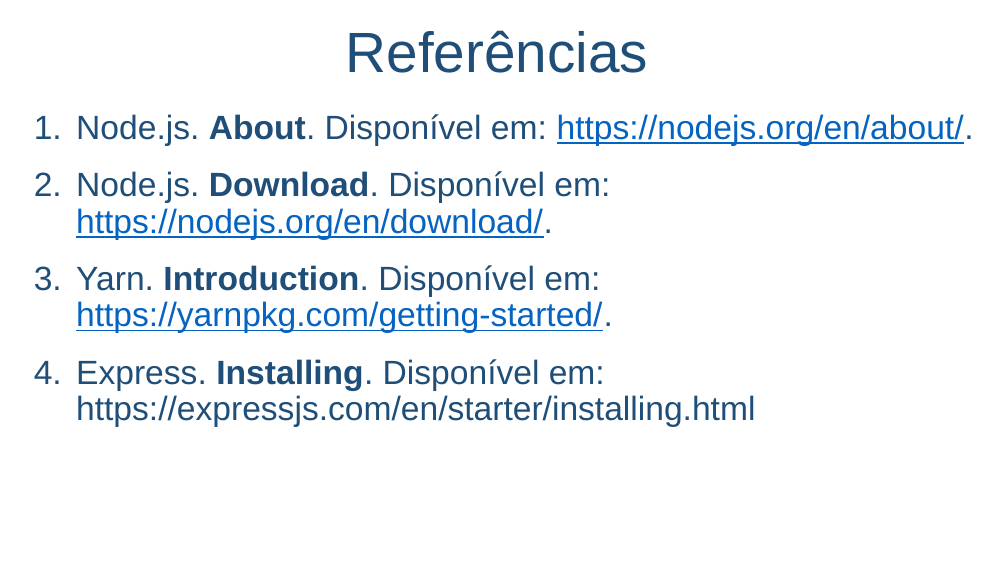
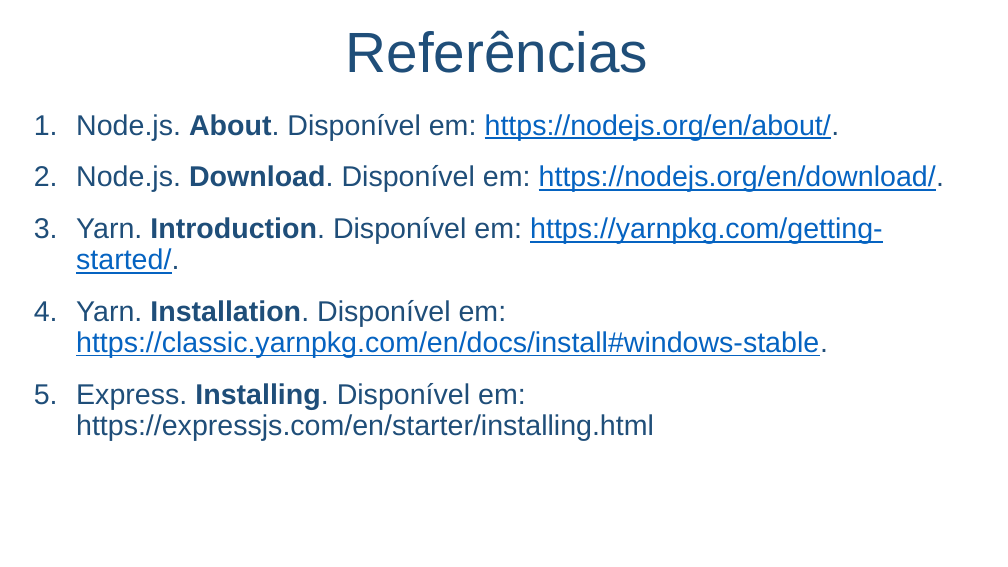
Before and after one commit to salmo-jr/public-slides, a slide deck: slide 13 of node-js.pptx (slide 8 before the commit). Drawn at 1008x567 pixels with LibreOffice and Linux fonts; fonts in the diff are those of the drawing; background and template pictures are left out. Boxes give left, top, right and bottom in pixels: in the first picture for what was removed or moved away, otherwise in the second. Text is boxed around its words. In the diff, an @@ line names an element or a change of style, - is before the commit and + after.

```diff
--- a/node-js.pptx
+++ b/node-js.pptx
@@ text at (76, 114, 944, 440): size 32 to 27.2 pt in "Node.js. About. Disponível em: https://nodejs.org/en/about/.", "Node.js. Download. Disponível em: https://nodejs.org/en/down ...", "Yarn. Introduction. Disponível em: https://yarnpkg.com/getti ...", "Express. Installing. Disponível em: https://expressjs.com/en ..." @@
@@ text at (76, 300, 828, 358): paragraph added @@
+4. Yarn. Installation. Disponível em: https://classic.yarnpkg.com/en/docs/install#windows-stable.
```
Also in this commit, not shown: 1 other slide changed, 5 slides added.
